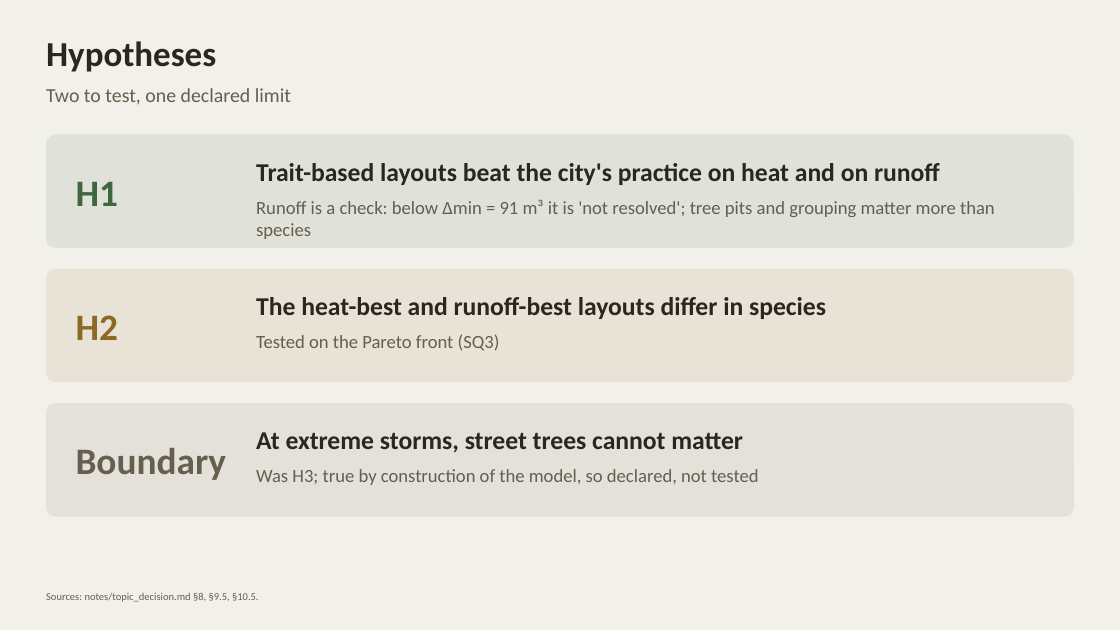
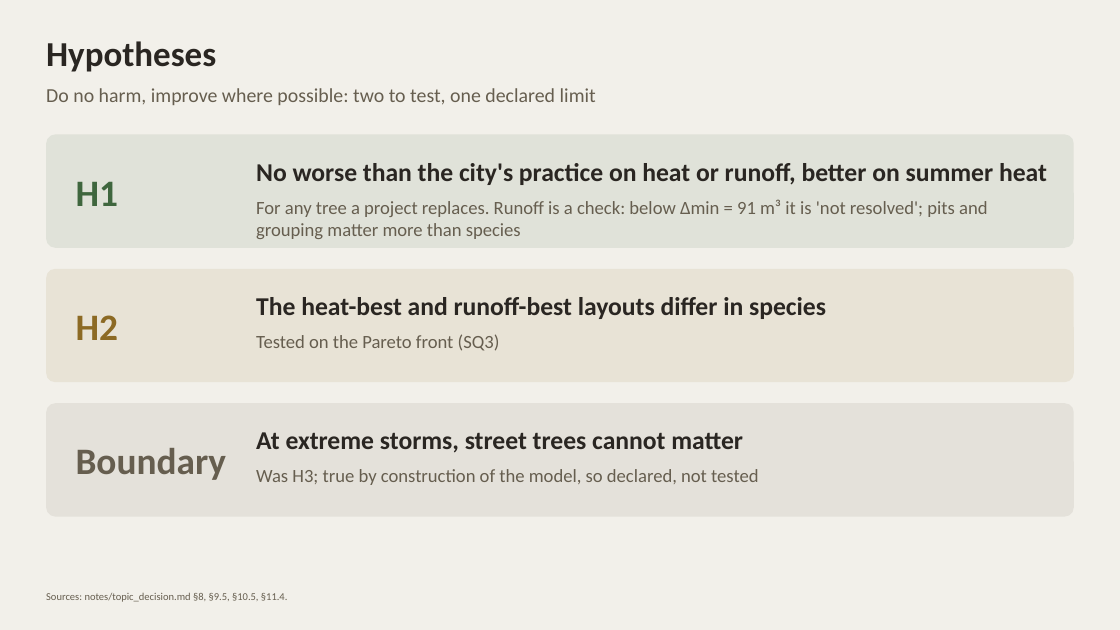
Before and after one commit to giofox96/shade-and-sponge, a slide deck: slide 9 of slides/shade_and_sponge_10nov_editable.pptx. Drawn at 1120x630 pixels with LibreOffice and Linux fonts; fonts in the diff are those of the drawing. Boxes give left, top, right and bottom in pixels: in the first picture for what was removed or moved away, otherwise in the second. Text is boxed around its words. In the diff, an @@ line names an element or a change of style, - is before the commit and + after.

```diff
--- a/slides/shade_and_sponge_10nov_editable.pptx
+++ b/slides/shade_and_sponge_10nov_editable.pptx
@@ text at box(46, 88, 596, 105): text changed @@
-Two to test, one declared limit
+Do no harm, improve where possible: two to test, one declared limit
@@ text at box(256, 163, 1047, 239): text changed @@
-Trait-based layouts beat the city's practice on heat and on runoff
-Runoff is a check: below Δmin = 91 m³ it is 'not resolved'; tree pits and grouping matter more than species
+No worse than the city's practice on heat or runoff, better on summer heat
+For any tree a project replaces. Runoff is a check: below Δmin = 91 m³ it is 'not resolved'; pits and grouping matter more than species
@@ text at box(46, 593, 288, 602): text changed @@
-Sources: notes/topic_decision.md §8, §9.5, §10.5.
+Sources: notes/topic_decision.md §8, §9.5, §10.5, §11.4.
```
Also in this commit, not shown: 6 other slides changed, 7 other files.
